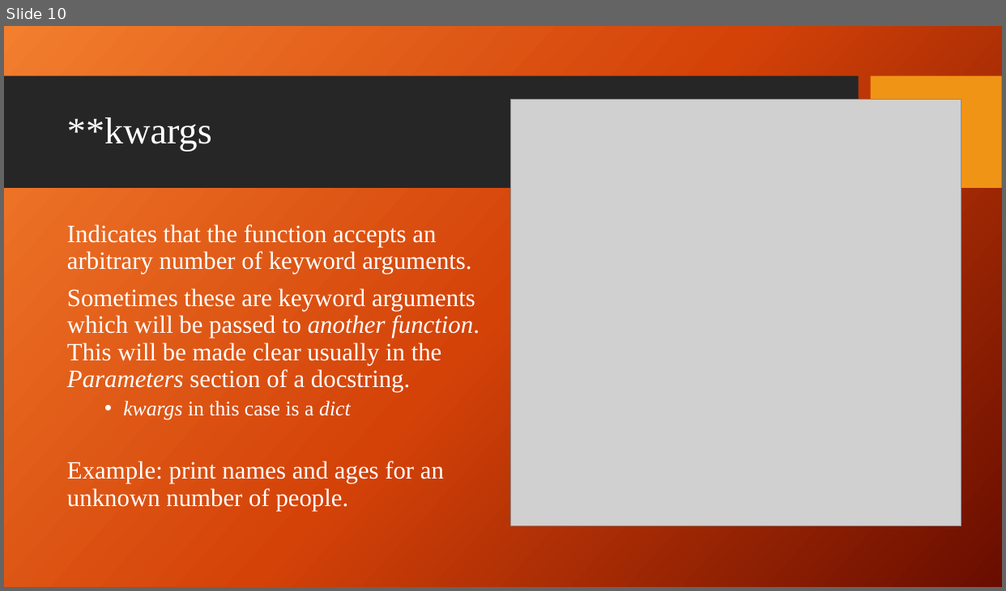
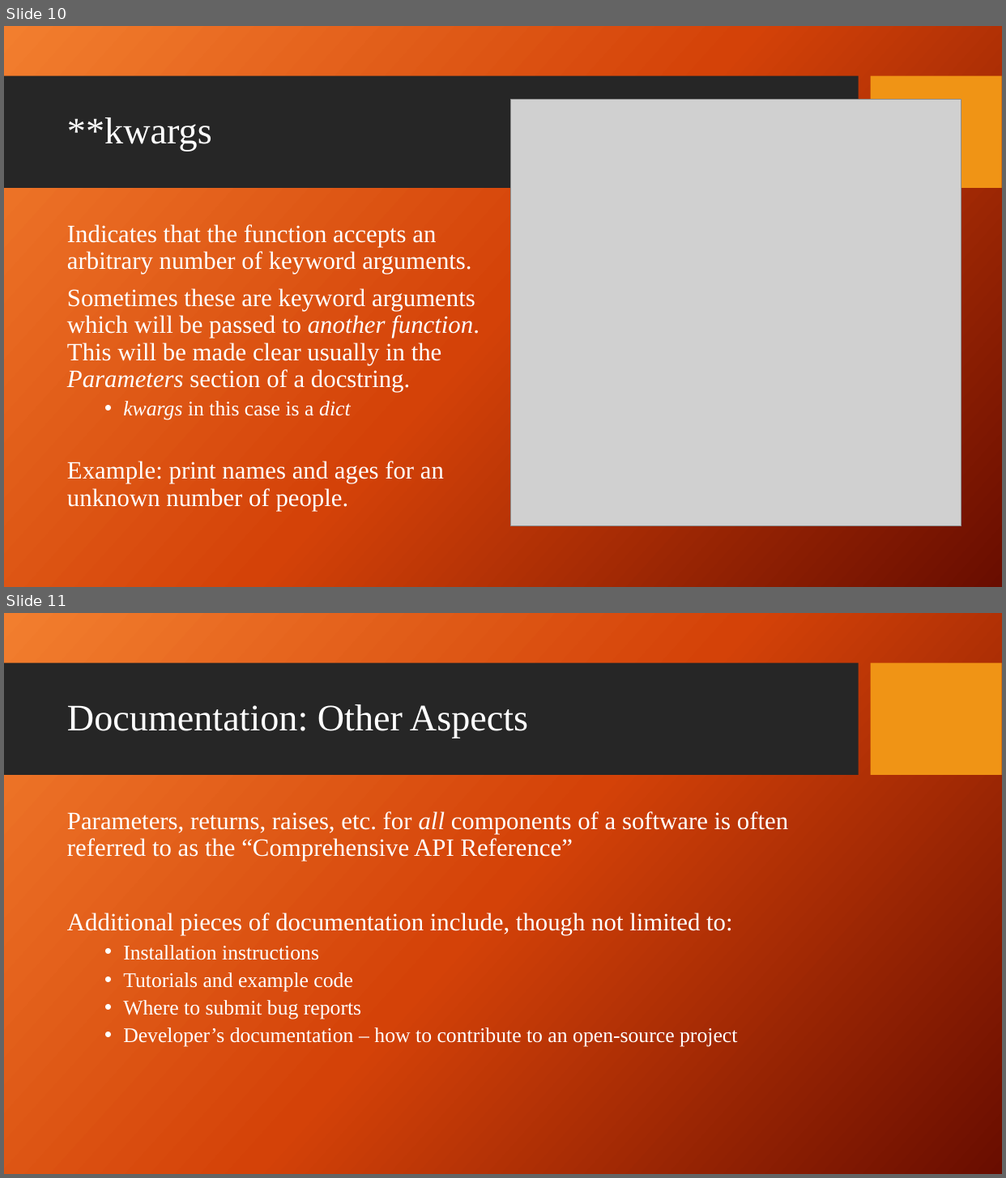
Before and after one commit to giganano/PythonBootcamp, a slide deck: slides/rst.pptx. Shown one above the other, each under a label of ours: slide 10 before the commit, slides 10 and 11 after it. The pictures are 1006x591 and 1006x1178 pixels, drawn with LibreOffice and Linux fonts; fonts in the diff are those of the drawing; grey boxes stand for pictures; background and template pictures are left out. Boxes give left, top, right and bottom in pixels: in the first picture for what was removed or moved away, otherwise in the second. Text is boxed around its words. In the diff, an @@ line names an element or a change of style, - is before the commit and + after.

```diff
--- a/slides/rst.pptx
+++ b/slides/rst.pptx
@@ slide 11 added at [4,613,1002,1174], background picture (left out); not listed: 2 template elements that a slide beside it also shows @@
@@ title added at [67,705,528,738], 36 pt, text #FFFFFF @@
+Documentation: Other Aspects
@@ text added at [67,811,788,1047], 24 pt, text #FFFFFF @@
+Parameters, returns, raises, etc. for all components of a software is often referred to as the “Comprehensive API Reference”
+Additional pieces of documentation include, though not limited to:
+  • Installation instructions
+  • Tutorials and example code
+  • Where to submit bug reports
+  • Developer’s documentation – how to contribute to an open-source project
```
Also in this commit, not shown: 11 other files.
